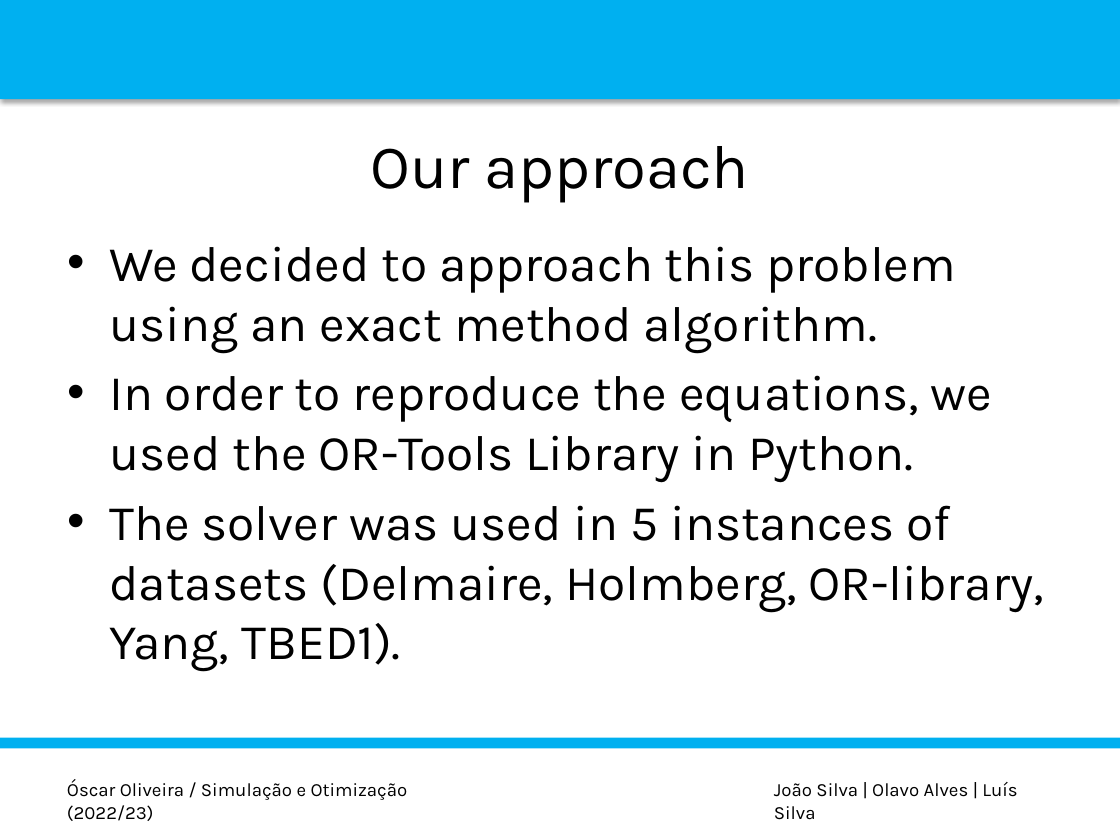
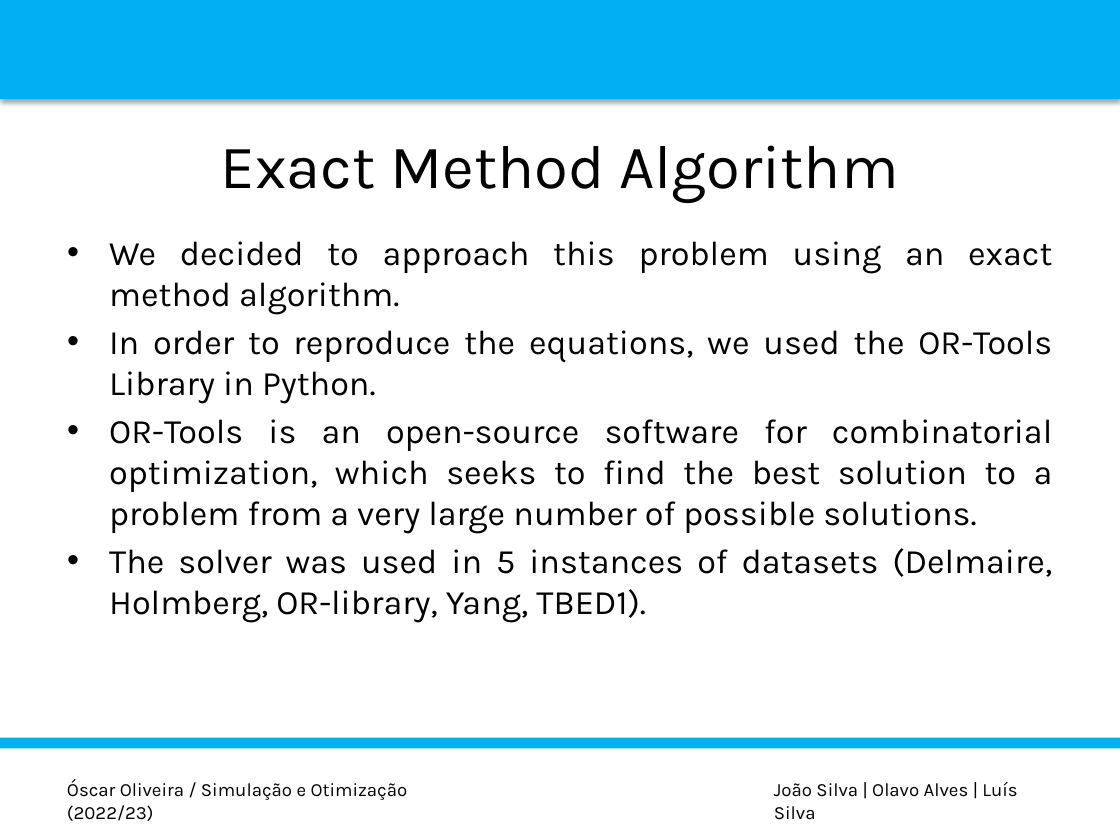
Before and after one commit to luispedro30/SO_trabalho, a slide deck: slide 7 of P_POINT_SO.pptx (slide 5 before the commit). Drawn at 1120x840 pixels with LibreOffice and Linux fonts; fonts in the diff are those of the drawing; background and template pictures are left out. Boxes give left, top, right and bottom in pixels: in the first picture for what was removed or moved away, otherwise in the second. Text is boxed around its words. In the diff, an @@ line names an element or a change of style, - is before the commit and + after.

Commit message:
Update presentation

```diff
--- a/P_POINT_SO.pptx
+++ b/P_POINT_SO.pptx
@@ title at <box>221,145,898,203</box>: text changed @@
-Our approach
+Exact Method Algorithm
@@ text at <box>109,241,1052,623</box>: size 32 to 22 pt in "We decided to approach this problem using ...", "In order to reproduce the equations, we ...", "The solver was used in 5 instances ..."; alignment left to justified; less space between paragraphs @@
@@ text at <box>109,419,1053,534</box>: paragraph added @@
+• OR-Tools is an open-source software for combinatorial optimization, which seeks to find the best solution to a problem from a very large number of possible solutions.
```
Also in this commit, not shown: 5 other slides changed, 7 slides added, 1 other file.
